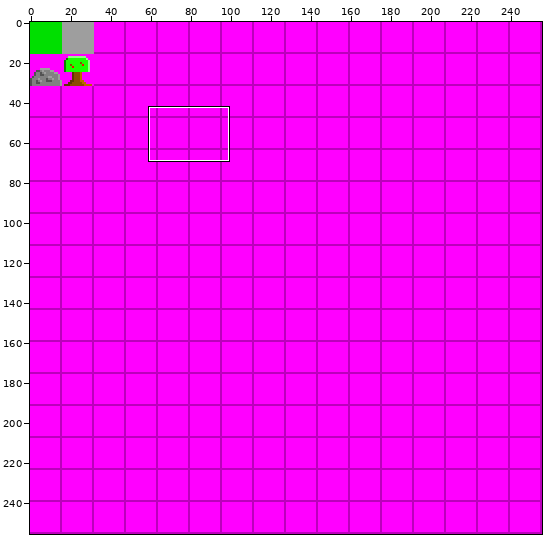
A sprite sheet gets an edit: res/img/Tilemap.png. Above: a wide view before the commit, with the close-up outlined.
Close-up. Before the commit:
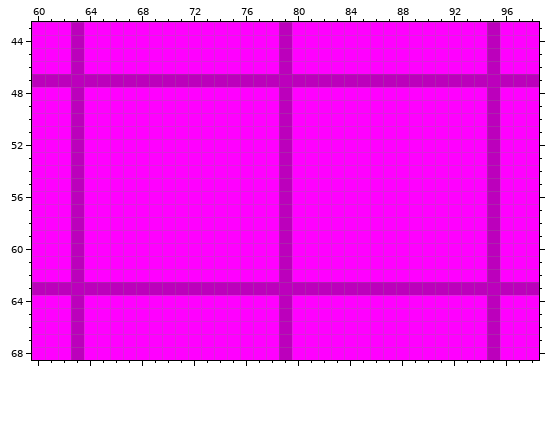
The file is 256x256 pixels. Colours within 5 levels of each other are drawn and written as one. Shown: x 60..98, y 43..68. The commit also changed other parts of the picture, which this record leaves out.
Once edited:
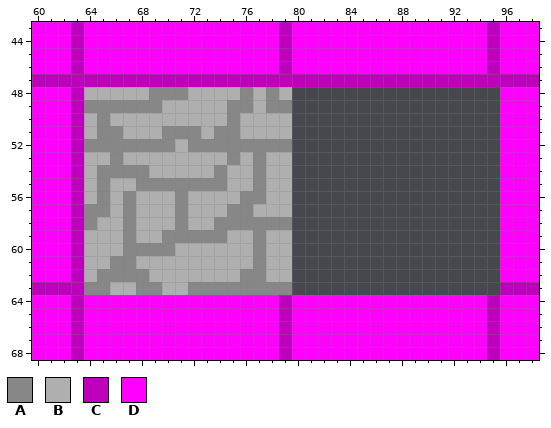
Palette (. is transparent): A #878787  B #afafaf  C #bc00bc  D #ff00ff
Edits made:
Colour C gives way to colour A in row 49 at x 79; in row 52 at x 79; in row 58 at x 79; in row 63 at x 64 to 65, 68 to 69 and 72 to 79.
Colour D gives way to colour A in row 48 at x 69 to 71, 76 and 78; in row 49 at x 64 to 69, 75 to 76 and 78; in row 50 at x 65 and 75; in row 51 at x 65 to 66, 70 to 72 and 74 to 75; in row 52 at x 64 to 70 and 72 to 78; in row 53 at x 66, 75 and 77.
Colour D gives way to colour A in row 54 at x 65 to 68, 74 and 77; in row 55 at x 65, 68 to 74 and 77; in row 56 at x 65, 67, 71 and 76 to 77; in row 57 at x 64 to 65, 67, 71 and 75 to 76; in row 58 at x 64, 67, 71 and 74 to 78; in row 59 at x 67, 70 to 74 and 77.
Colour D gives way to colour A in row 60 at x 67 to 70 and 77; in row 61 at x 66 to 67 and 77; in row 62 at x 65 to 68 and 76 to 77.
Colour C gives way to colour B in row 48 at x 79; in rows 50 to 51 at x 79; in rows 53 to 57 at x 79; in rows 59 to 62 at x 79; in row 63 at x 66 to 67 and 70 to 71.
Colour D gives way to colour B in row 48 at x 64 to 68, 72 to 75 and 77; in row 49 at x 70 to 74 and 77; in row 50 at x 64, 66 to 74 and 76 to 78; in row 51 at x 64, 67 to 69, 73 and 76 to 78; in row 52 at x 71; in row 53 at x 64 to 65, 67 to 74, 76 and 78.
Colour D gives way to colour B in row 54 at x 64, 69 to 73, 75 to 76 and 78; in row 55 at x 64, 66 to 67, 75 to 76 and 78; in row 56 at x 64, 66, 68 to 70, 72 to 75 and 78; in row 57 at x 66, 68 to 70, 72 to 74 and 77 to 78; in row 58 at x 65 to 66, 68 to 70 and 72 to 73; in row 59 at x 64 to 66, 68 to 69, 75 to 76 and 78.
Colour D gives way to colour B in row 60 at x 64 to 66, 71 to 76 and 78; in row 61 at x 64 to 65, 68 to 76 and 78; in row 62 at x 64, 69 to 75 and 78.
The edit erases colour C in rows 48 to 62 at x 95; in row 63 at x 80 to 95.
The edit erases colour D in rows 48 to 62 at x 80 to 94.
Boxes around the changes in both close-ups, in picture pixels (x1, y1, x2, y2):
changed: (84, 87, 500, 295)
